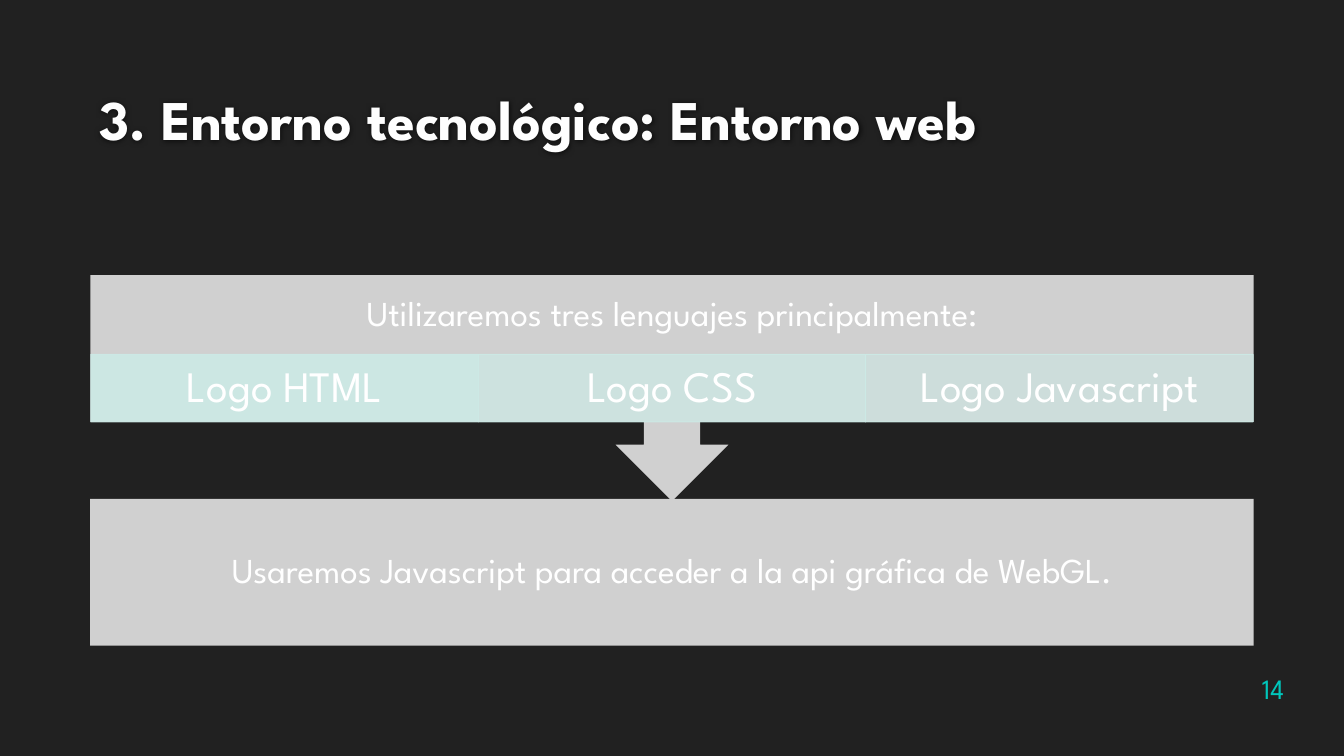
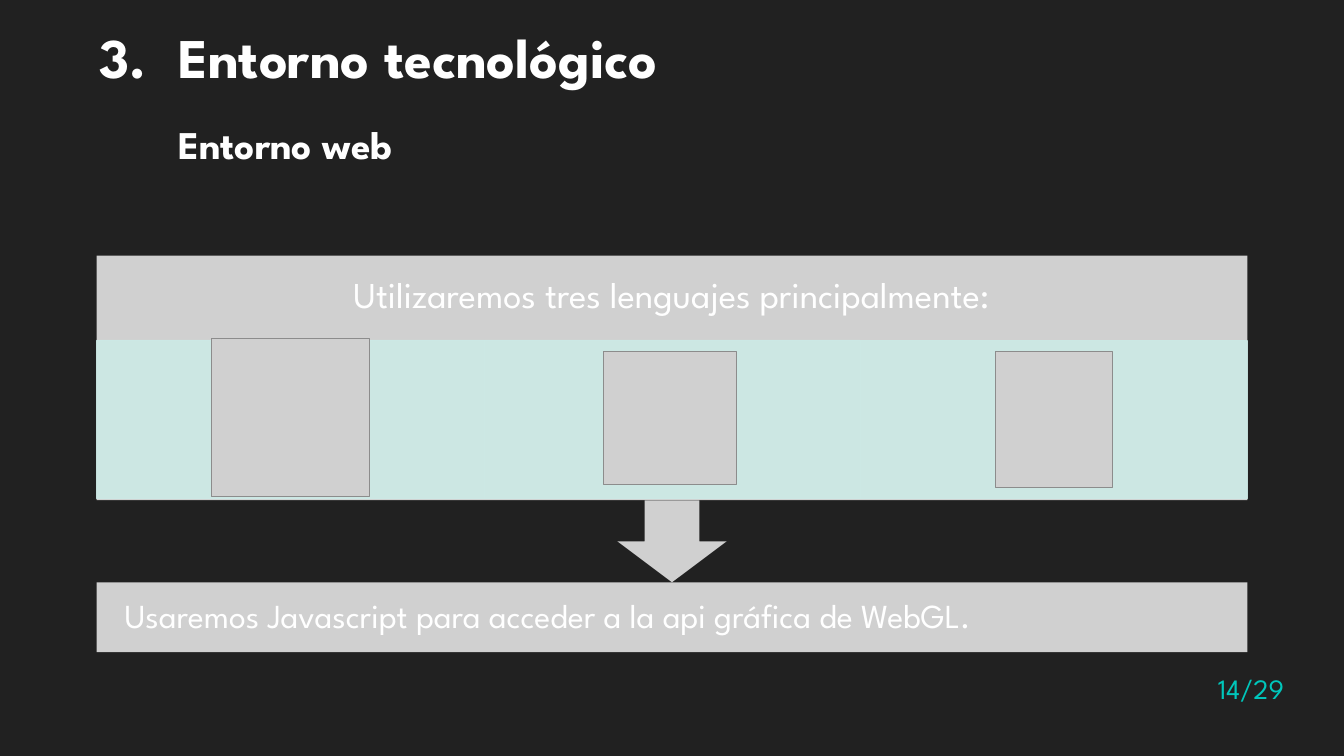
Before and after one commit to Zigic23/TFG-RobotSiguelineas, a slide deck: slide 14 of Presentación/Presentacion TFG.pptx. Drawn at 1344x756 pixels with LibreOffice and Linux fonts; fonts in the diff are those of the drawing; grey boxes stand for pictures; background and template pictures are left out. Boxes give left, top, right and bottom in pixels: in the first picture for what was removed or moved away, otherwise in the second. Text is boxed around its words. In the diff, an @@ line names an element or a change of style, - is before the commit and + after.

```diff
--- a/Presentación/Presentacion TFG.pptx
+++ b/Presentación/Presentacion TFG.pptx
@@ text "3. Entorno tecnológico" at [100,39,657,160]: vertical alignment bottom to top @@
@@ text at [100,39,657,160]: text changed; text colour #FEFEFE to #FFFFFF @@
-3. Entorno tecnológico: Entorno web
+3. Entorno tecnológico
+Entorno web
@@ picture at [97,256,1248,501]: rotation 180 to 0 degrees @@
@@ text "Utilizaremos tres lenguajes principalmente:": place and size @@
-text "Utilizaremos tres lenguajes principalmente:" at [367,302,978,333]
+text "Utilizaremos tres lenguajes principalmente:" at [353,283,990,316]
@@ text "Utilizaremos tres lenguajes principalmente:" at [353,283,990,316]: size 25 to 26 pt; line spacing 0.9 to 1; less space between paragraphs; vertical alignment middle to top @@
@@ rectangle: place and size @@
-rectangle at [91,355,478,422]
+rectangle at [97,341,484,499]
@@ picture added at [211,339,369,497] @@
@@ rectangle: place and size @@
-rectangle at [478,355,865,422]
+rectangle at [484,341,860,499]
@@ rectangle at [484,341,860,499]: fill #CCEAE7 at 70% opacity to #CCEAE7 at 90% opacity @@
@@ picture added at [603,352,736,485] @@
@@ rectangle: place and size @@
-rectangle at [866,355,1253,422]
+rectangle at [860,341,1247,499]
@@ rectangle at [860,341,1247,499]: fill #CCEAE7 at 50% opacity to #CCEAE7 at 90% opacity @@
@@ picture added at [996,352,1112,488] @@
@@ group removed at [91,373,1254,646]: 3 texts, 1 picture @@
-Logo HTML
-Logo CSS
-Logo Javascript
@@ picture added at [617,500,727,582] @@
@@ picture added at [97,583,1248,652] @@
@@ text "Usaremos Javascript para acceder a ...": place and size @@
-text "Usaremos Javascript para acceder a ..." at [232,559,1112,590]
+text "Usaremos Javascript para acceder a ..." at [125,605,971,635]
@@ text "Usaremos Javascript para acceder a ..." at [125,605,971,635]: size 25 to 24 pt; alignment centre to left; line spacing 0.9 to 1; less space between paragraphs; vertical alignment middle to top @@
@@ page number at [1218,679,1284,702]: text changed @@
-14
+14/29
```
Also in this commit, not shown: 27 other slides changed, 1 slide added, 1 slide removed, 4 other files.
